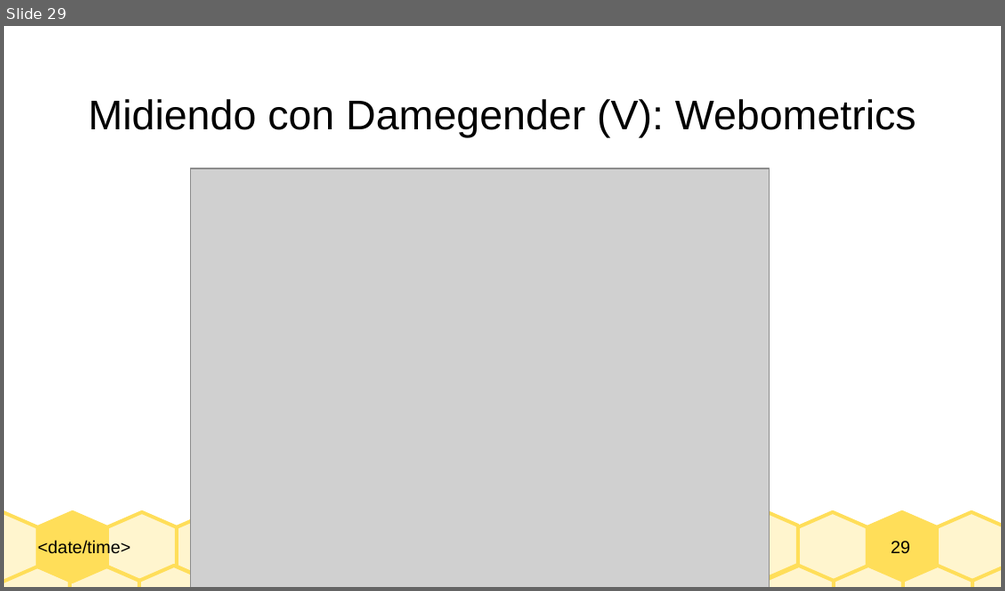
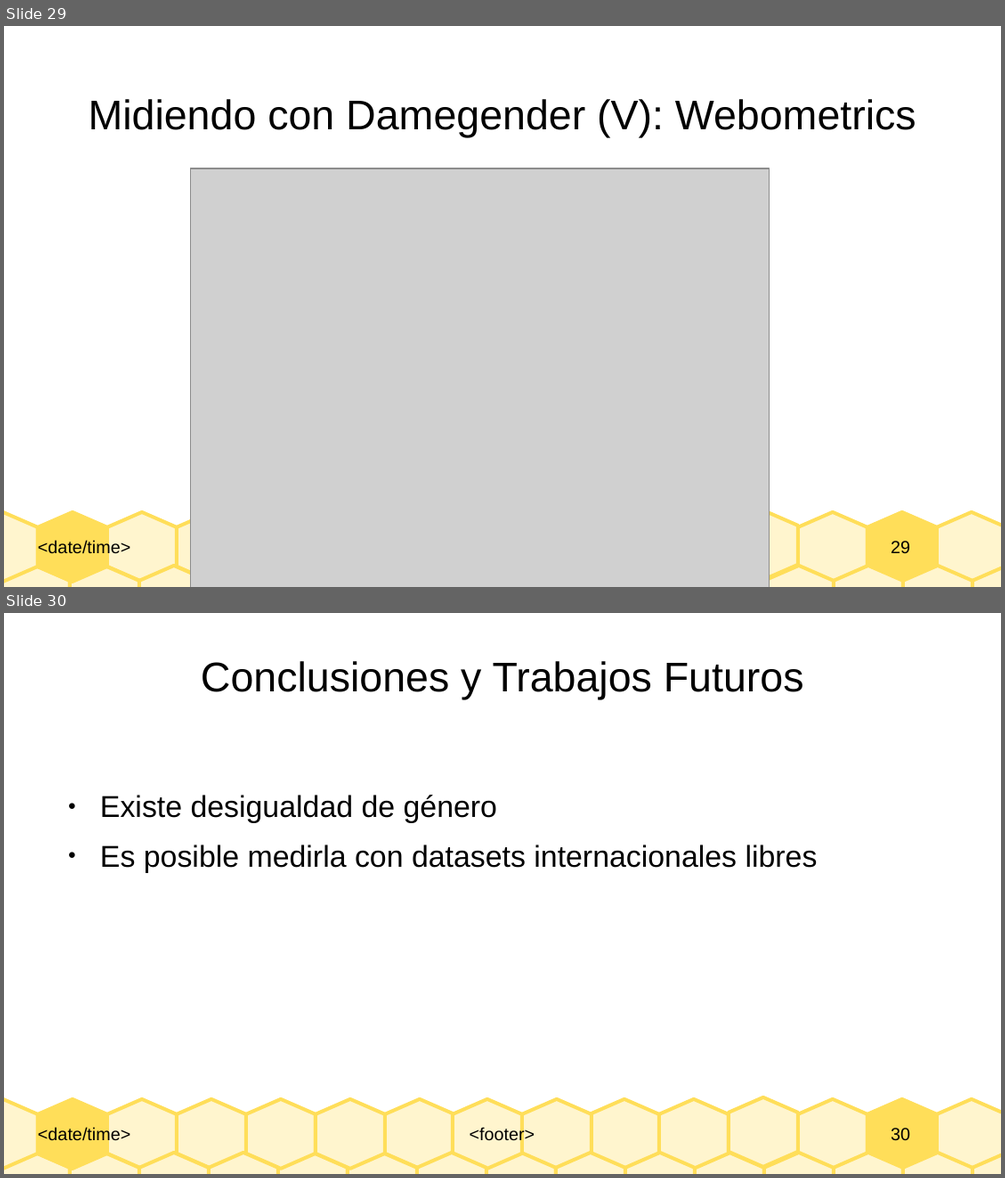
Before and after one commit to davidam/damegender, a slide deck: slides/brechagnulinux.odp. Shown one above the other, each under a label of ours: slide 29 before the commit, slides 29 and 30 after it. The pictures are 1005x591 and 1005x1178 pixels, drawn with LibreOffice and Linux fonts; fonts in the diff are those of the drawing; grey boxes stand for pictures. Boxes give left, top, right and bottom in pixels: in the first picture for what was removed or moved away, otherwise in the second. Text is boxed around its words. In the diff, an @@ line names an element or a change of style, - is before the commit and + after.

```diff
--- a/slides/brechagnulinux.odp
+++ b/slides/brechagnulinux.odp
@@ slide 30 added at [4,613,1001,1174], background #FFFFFF; not listed: 25 template elements that a slide beside it also shows @@
@@ title added at [201,661,804,699], 33 pt, text #000000 @@
+Conclusiones y Trabajos Futuros
@@ text added at [100,795,817,872], 24 pt, text #000000 @@
+● Existe desigualdad de género
+● Es posible medirla con datasets internacionales libres
@@ group added at [246,1099,728,1168]: 7 freeform shapes @@
@@ text added at [469,1127,535,1144], 14 pt, text #000000 @@
+<footer>
```
Also in this commit, not shown: 6 slides changed, 1 other file.
